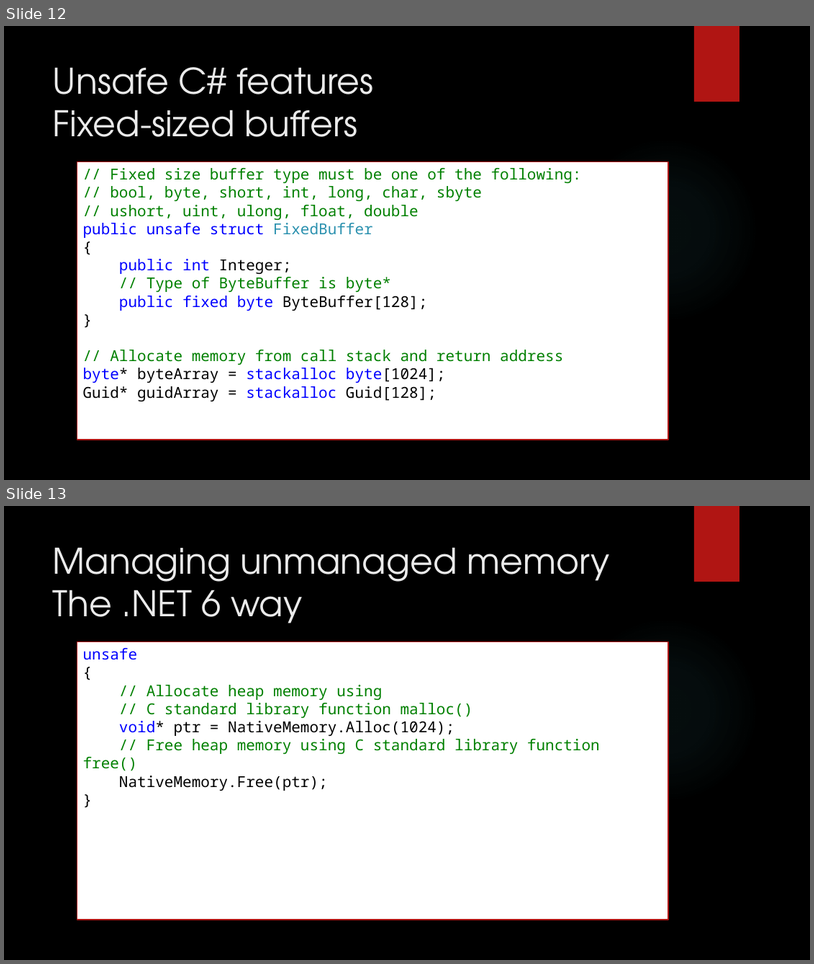
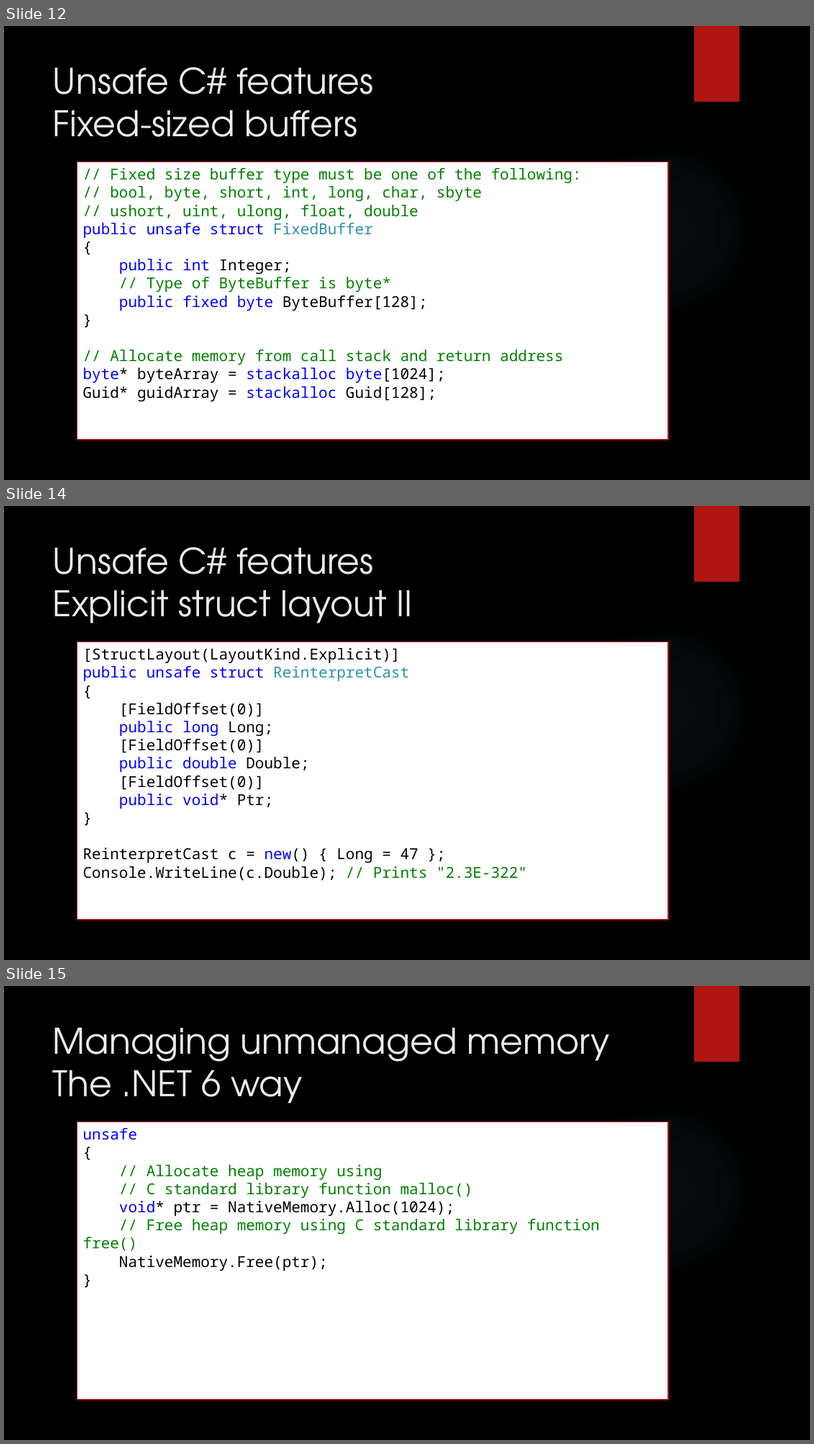
Before and after one commit to dennisdietrich/UnsafeCSharp, a slide deck: doc/Introduction to unsafe C#.pptx. Shown one above the other, each under a label of ours: slides 12 and 13 before the commit, slides 12, 14 and 15 after it; the slides between them are not shown. The pictures are 814x964 and 814x1444 pixels, drawn with LibreOffice and Linux fonts; fonts in the diff are those of the drawing; background and template pictures are left out. Boxes give left, top, right and bottom in pixels: in the first picture for what was removed or moved away, otherwise in the second. Text is boxed around its words. In the diff, an @@ line names an element or a change of style, - is before the commit and + after.

Commit message:
Added slides about unions/explicit struct layout

```diff
--- a/doc/Introduction to unsafe C#.pptx
+++ b/doc/Introduction to unsafe C#.pptx
@@ slide 14 added at <box>4,506,810,960</box>, background picture (left out); not listed: 2 template elements that a slide beside it also shows @@
@@ title added at <box>53,547,412,623</box>, 42 pt, text #EBEBEB @@
+Unsafe C# features
+Explicit struct layout II
@@ rectangle added at <box>77,642,669,920</box>, fill #FFFFFF, outline #B01513 1.25 pt, 18 pt, text #000000 @@
+[StructLayout(LayoutKind.Explicit)]
+public unsafe struct ReinterpretCast
+{
+[FieldOffset(0)]
+public long Long;
+[FieldOffset(0)]
+public double Double;
+[FieldOffset(0)]
+public void* Ptr;
+}
+ReinterpretCast c = new() { Long = 47 };
+Console.WriteLine(c.Double); // Prints "2.3E-322"
@@ what was slide 13 is now slide 15 @@
```
Also in this commit, not shown: 1 slide changed, 2 other slides added, 2 other files.
